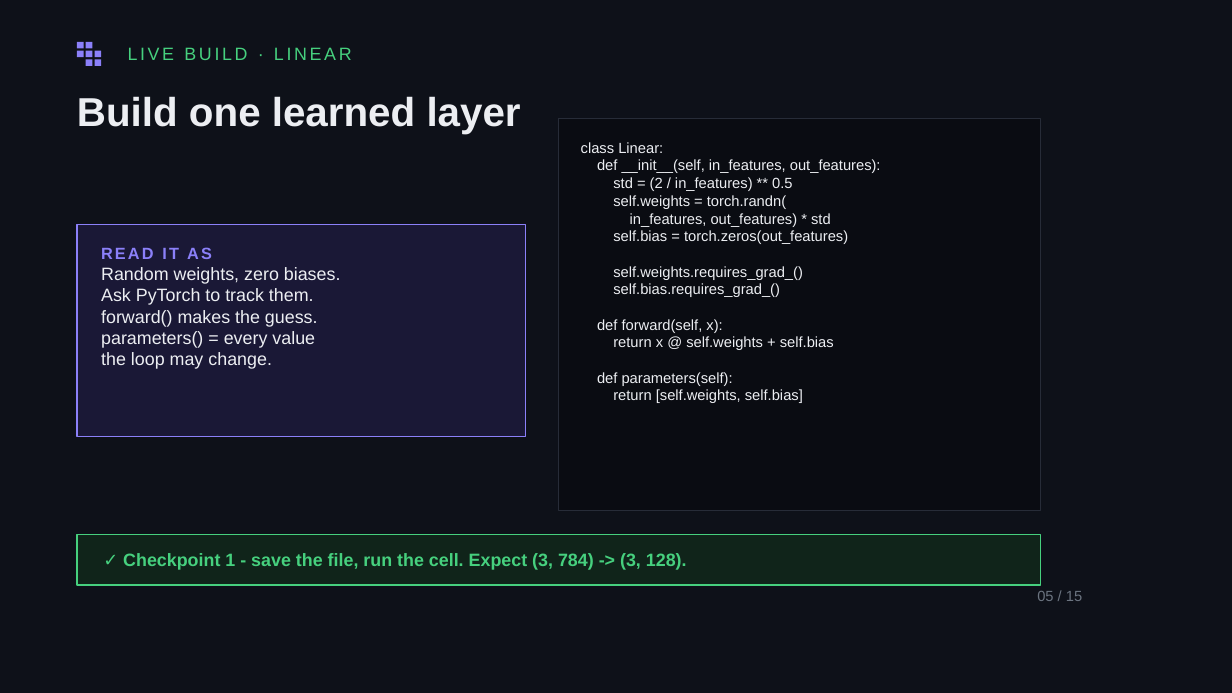
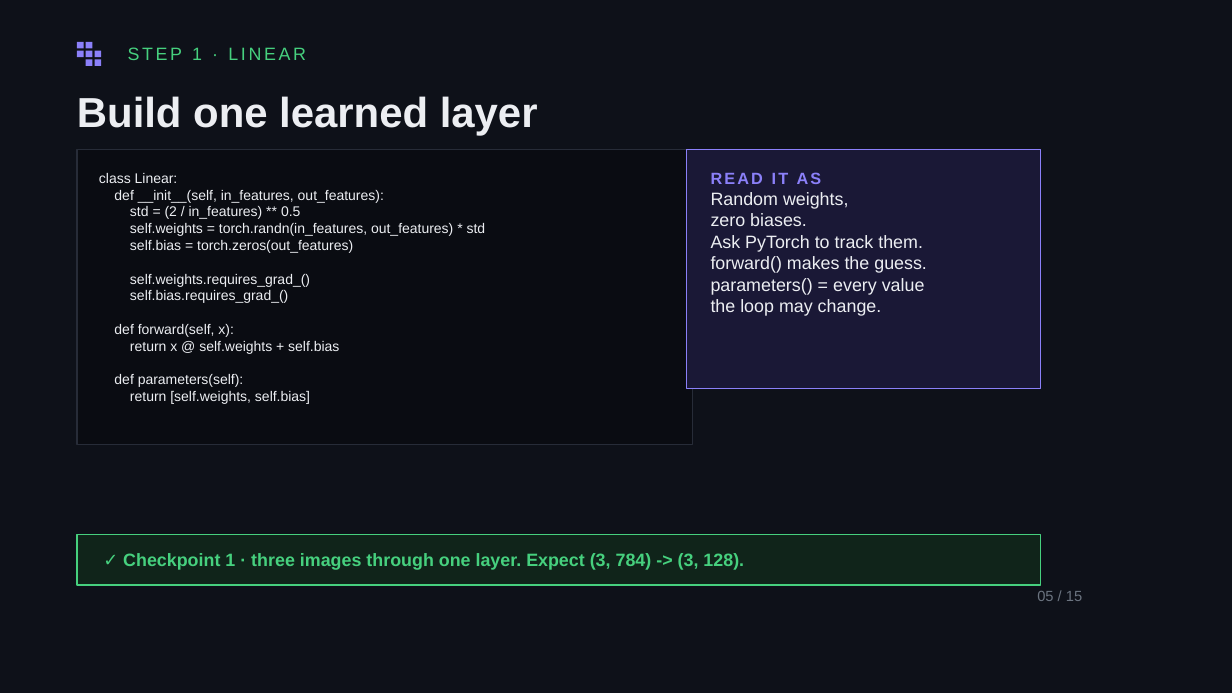
Before and after one commit to uh-pcs/Workshop3, a slide deck: slide 5 of slides/pcs-workshop-intro.pptx. Drawn at 1232x693 pixels with LibreOffice and Linux fonts; fonts in the diff are those of the drawing. Boxes give left, top, right and bottom in pixels: in the first picture for what was removed or moved away, otherwise in the second. Text is boxed around its words. In the diff, an @@ line names an element or a change of style, - is before the commit and + after.

```diff
--- a/slides/pcs-workshop-intro.pptx
+++ b/slides/pcs-workshop-intro.pptx
@@ text at [128, 47, 306, 60]: text changed @@
-LIVE BUILD · LINEAR
+STEP 1 · LINEAR
@@ text "Build one learned layer" at [77, 96, 538, 136]: size 26 to 27 pt @@
@@ rectangle: place and size @@
-rectangle at [559, 119, 1041, 510]
+rectangle at [77, 150, 693, 445]
@@ text at [99, 173, 384, 404]: size 9.5 to 9 pt in "class Linear:", "def __init__(self, in_features, out_features):", "std = (2 / in_features) ** 0.5", "self.bias = torch.zeros(out_features)" and 6 more places @@
@@ text "class Linear:": place and size @@
-text "class Linear:" at [581, 142, 881, 403]
+text "class Linear:" at [99, 173, 486, 404]
@@ rectangle: place and size @@
-rectangle at [77, 225, 527, 437]
+rectangle at [686, 150, 1041, 389]
@@ text "READ IT AS": place and size @@
-text "READ IT AS" at [101, 247, 341, 369]
+text "READ IT AS" at [711, 172, 927, 316]
@@ text at [711, 192, 849, 226]: text changed @@
-Random weights, zero biases.
+Random weights,
+zero biases.
@@ text at [130, 223, 486, 236]: text changed; size 9.5 to 9 pt @@
-self.weights = torch.randn(
-in_features, out_features) * std
+self.weights = torch.randn(in_features, out_features) * std
@@ text at [123, 553, 744, 570]: text changed @@
-✓ Checkpoint 1 - save the file, run the cell. Expect (3, 784) -> (3, 128).
+✓ Checkpoint 1 · three images through one layer. Expect (3, 784) -> (3, 128).
```
Also in this commit, not shown: 4 other slides changed, 1 slide added, 1 slide removed, 20 other files.
